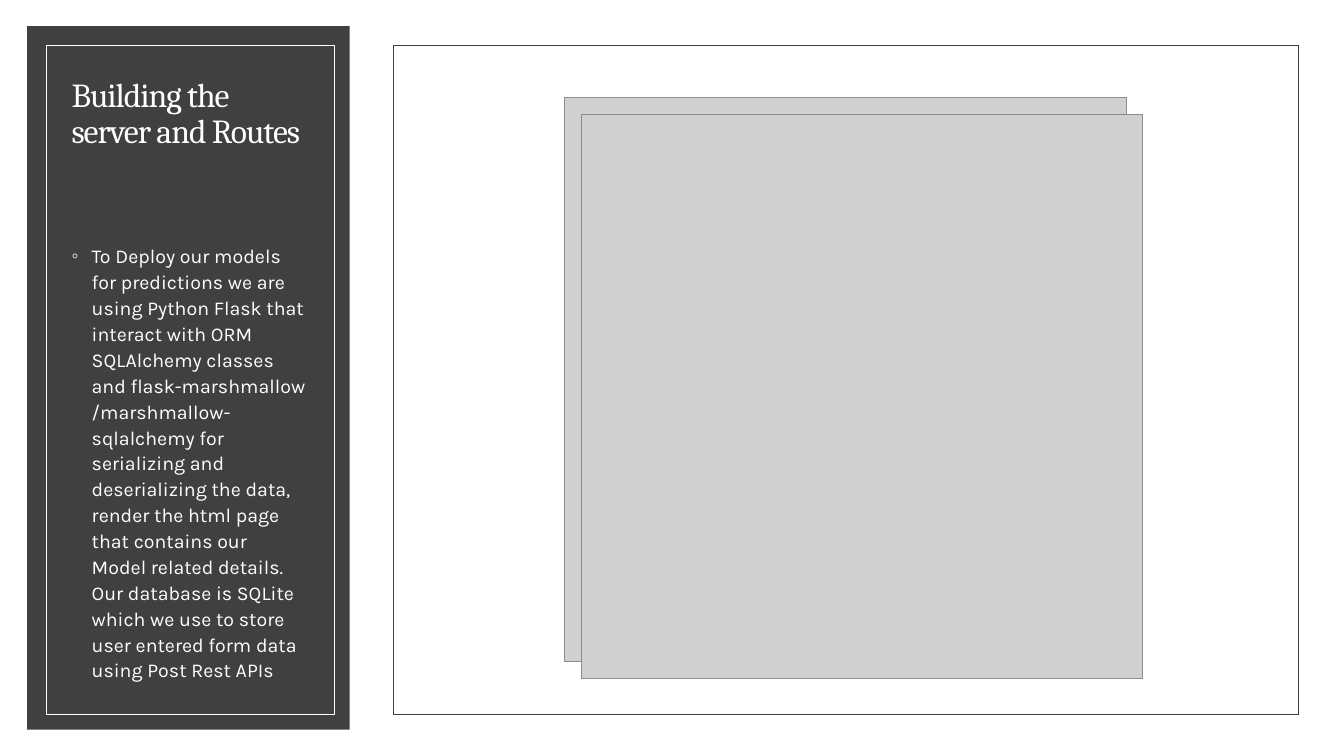
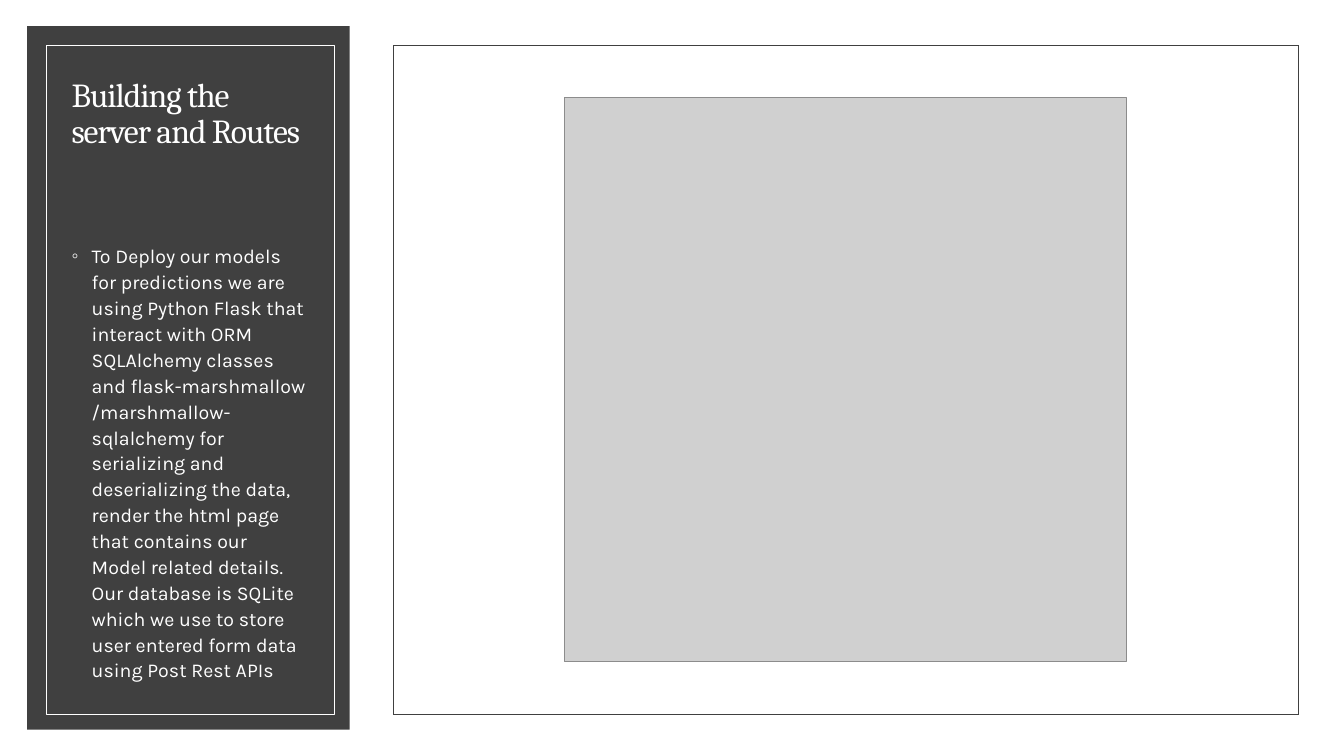
Before and after one commit to alexisperumal/ucsd_data_science_final_project, a slide deck: slide 16 of Presentation/Project_3_COVID19_MLModels_LabTests_Presentation.pptx. Drawn at 1344x756 pixels with LibreOffice and Linux fonts; fonts in the diff are those of the drawing; grey boxes stand for pictures. Boxes give left, top, right and bottom in pixels: in the first picture for what was removed or moved away, otherwise in the second. Text is boxed around its words. In the diff, an @@ line names an element or a change of style, - is before the commit and + after.

Commit message:
remove duplicate slide

```diff
--- a/Presentation/Project_3_COVID19_MLModels_LabTests_Presentation.pptx
+++ b/Presentation/Project_3_COVID19_MLModels_LabTests_Presentation.pptx
@@ picture removed at [582,114,1143,679] @@
```
Also in this commit, not shown: 1 other file.
